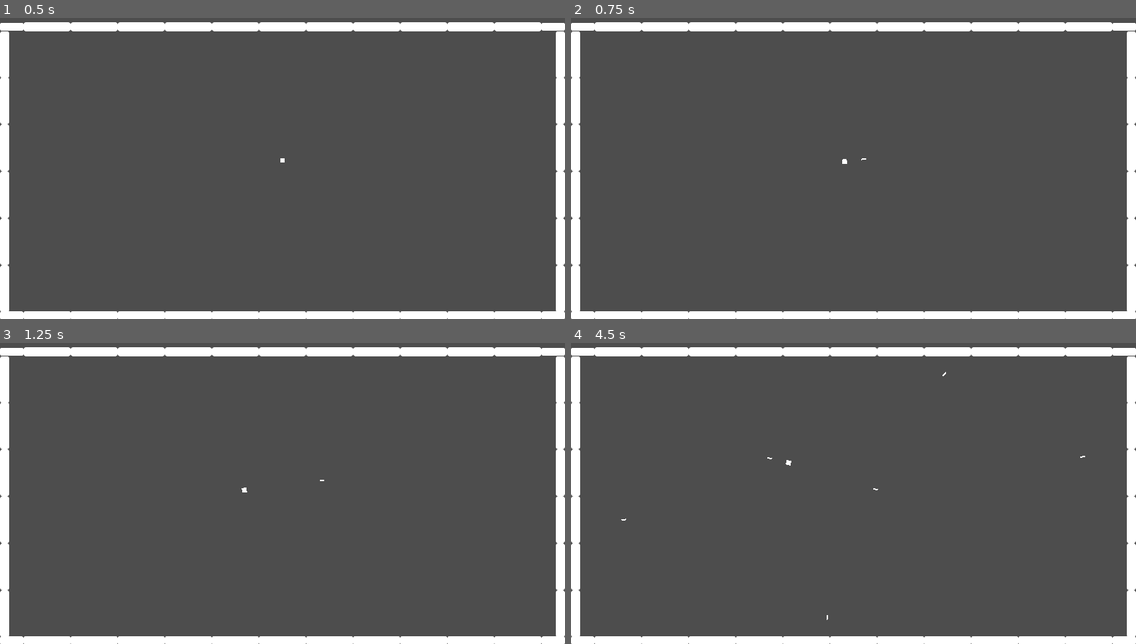
Above: before the commit, frames 1-4 (two rows, left to right).
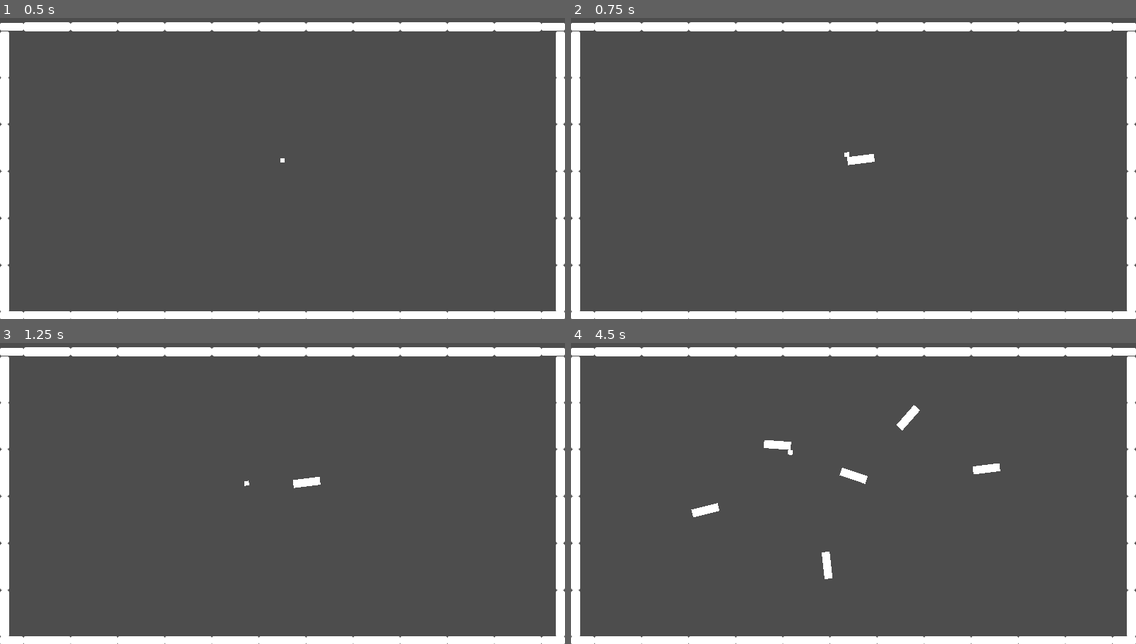
Above: after the commit, the same moments.

Repository: RoshanDavis/Dagger-Dodge-Godot-Project
Game: Godot game, scene res://scenes/game.tscn
The game is run twice, just before and just after one commit, with the same random seed, the same clock (stepped at 60 frames per second) and the same inputs.
Inputs (mouse positions are in pixels of both pictures, inside the frame that each line leads up to):
- Up to frame 1 (0.5 s): no input
- Up to frame 2 (0.75 s): tap Enter at 0.5 s; move the mouse to (977, 144) at 0.52 s; click (977, 144) at 0.6 s
- Up to frame 3 (1.25 s): no input
- Up to frame 4 (4.5 s): move the mouse to (740, 502) at 1.27 s; click (740, 502) at 1.35 s; move the mouse to (910, 415) at 2.02 s; click (910, 415) at 2.1 s; move the mouse to (825, 547) at 2.77 s; click (825, 547) at 2.85 s; move the mouse to (1023, 532) at 3.52 s; click (1023, 532) at 3.6 s; move the mouse to (684, 436) at 4.27 s; click (684, 436) at 4.35 s

Frame 1 is identical in both runs. In frame 2, 0.2% of the frame differs, in the area x 48-54%, y 44-49%; in frame 3, 0.2%; in frame 4, 0.8%, in the area x 8-91%, y 9-93%.

Commit message:
added health component

Diff:
--- a/project.godot
+++ b/project.godot
@@ -33,10 +33,6 @@
 [layer_names]
 
 2d_physics/layer_1="Default"
-2d_physics/layer_2="Player"
-2d_physics/layer_3="Enemy"
-2d_physics/layer_4="Wall"
-2d_physics/layer_5="Dagger"
 
 [rendering]
 
--- a/scenes/corner_wall.tscn
+++ b/scenes/corner_wall.tscn
@@ -6,11 +6,9 @@
 size = Vector2(80, 26)
 
 [node name="Corner Wall" type="StaticBody2D"]
-collision_layer = 8
-collision_mask = 31
 
 [node name="CornerWall" type="Sprite2D" parent="."]
 texture = ExtResource("1_n808k")
 
-[node name="CollisionShape2D" type="CollisionShape2D" parent="."]
+[node name="CollisionShape2D" type="CollisionShape2D" parent="." groups=["wall"]]
 shape = SubResource("RectangleShape2D_gdvyy")
--- a/scenes/dagger.tscn
+++ b/scenes/dagger.tscn
@@ -1,13 +1,14 @@
-[gd_scene load_steps=4 format=3 uid="uid://c3fassb2p38gs"]
+[gd_scene load_steps=5 format=3 uid="uid://c3fassb2p38gs"]
 
 [ext_resource type="Script" path="res://scripts/dagger.gd" id="1_mtrjy"]
 [ext_resource type="Texture2D" uid="uid://cn40emfty6dtn" path="res://assets/prototype-square.png" id="2_7lewd"]
+[ext_resource type="PackedScene" uid="uid://dinw35tn3p0mw" path="res://scenes/health_component.tscn" id="3_xx0ec"]
 
 [sub_resource type="RectangleShape2D" id="RectangleShape2D_halmp"]
 size = Vector2(16, 16)
 
-[node name="Dagger" type="CharacterBody2D"]
-collision_mask = 31
+[node name="Dagger" type="CharacterBody2D" groups=["dagger"]]
+scale = Vector2(5.73, 5.73)
 script = ExtResource("1_mtrjy")
 
 [node name="Dagger" type="Sprite2D" parent="."]
@@ -17,3 +18,5 @@
 [node name="CollisionShape2D" type="CollisionShape2D" parent="."]
 scale = Vector2(1, 0.3)
 shape = SubResource("RectangleShape2D_halmp")
+
+[node name="HealthComponent" parent="." instance=ExtResource("3_xx0ec")]
--- /dev/null
+++ b/scenes/health_component.tscn
@@ -0,0 +1,6 @@
+[gd_scene load_steps=2 format=3 uid="uid://dinw35tn3p0mw"]
+
+[ext_resource type="Script" path="res://scripts/health_component.gd" id="1_bks2u"]
+
+[node name="HealthComponent" type="Node2D"]
+script = ExtResource("1_bks2u")
--- a/scenes/player.tscn
+++ b/scenes/player.tscn
@@ -1,12 +1,13 @@
-[gd_scene load_steps=4 format=3 uid="uid://ctyuky1aelg4h"]
+[gd_scene load_steps=5 format=3 uid="uid://ctyuky1aelg4h"]
 
 [ext_resource type="Texture2D" uid="uid://cn40emfty6dtn" path="res://assets/prototype-square.png" id="1_3axic"]
 [ext_resource type="Script" path="res://scripts/player.gd" id="1_tcxtc"]
+[ext_resource type="PackedScene" uid="uid://dinw35tn3p0mw" path="res://scenes/health_component.tscn" id="3_iga5a"]
 
 [sub_resource type="RectangleShape2D" id="RectangleShape2D_im8hb"]
 size = Vector2(16, 16)
 
-[node name="Player" type="CharacterBody2D"]
+[node name="Player" type="CharacterBody2D" groups=["player"]]
 collision_layer = 2
 collision_mask = 31
 script = ExtResource("1_tcxtc")
@@ -19,3 +20,5 @@
 
 [node name="FirePoint" type="Marker2D" parent="."]
 position = Vector2(12, 0)
+
+[node name="HealthComponent" parent="." instance=ExtResource("3_iga5a")]
--- a/scenes/wall.tscn
+++ b/scenes/wall.tscn
@@ -5,12 +5,10 @@
 [sub_resource type="RectangleShape2D" id="RectangleShape2D_66yla"]
 size = Vector2(28, 160)
 
-[node name="Wall" type="StaticBody2D"]
-collision_layer = 8
-collision_mask = 31
+[node name="Wall" type="StaticBody2D" groups=["wall"]]
 
 [node name="Wall" type="Sprite2D" parent="."]
 texture = ExtResource("1_0rndt")
 
-[node name="CollisionShape2D" type="CollisionShape2D" parent="."]
+[node name="CollisionShape2D" type="CollisionShape2D" parent="." groups=["wall"]]
 shape = SubResource("RectangleShape2D_66yla")
--- a/scripts/dagger.gd
+++ b/scripts/dagger.gd
@@ -1,6 +1,6 @@
 extends CharacterBody2D
 
-@export var speed:float = 200
+@export var speed:float = 20
 
 func _ready():
 	velocity = global_transform.basis_xform(Vector2.RIGHT * speed)
--- /dev/null
+++ b/scripts/health_component.gd
@@ -0,0 +1,13 @@
+extends Node
+
+var maxHealth
+var currentHealth
+
+func _ready():
+	maxHealth = 1
+	currentHealth = 1
+
+func take_damage(damage):
+	currentHealth -= damage
+	if currentHealth <= 0:
+		get_parent().queue_free() # temp code
--- a/scripts/player.gd
+++ b/scripts/player.gd
@@ -8,6 +8,9 @@
 	dagger = preload("res://scenes/dagger.tscn")
 
 func _physics_process(delta):
+	movement(delta)
+
+func movement(delta):
 	look_at(get_global_mouse_position())
 	if Input.is_action_just_pressed("Throw"):
 		var daggerInstance = dagger.instantiate()
